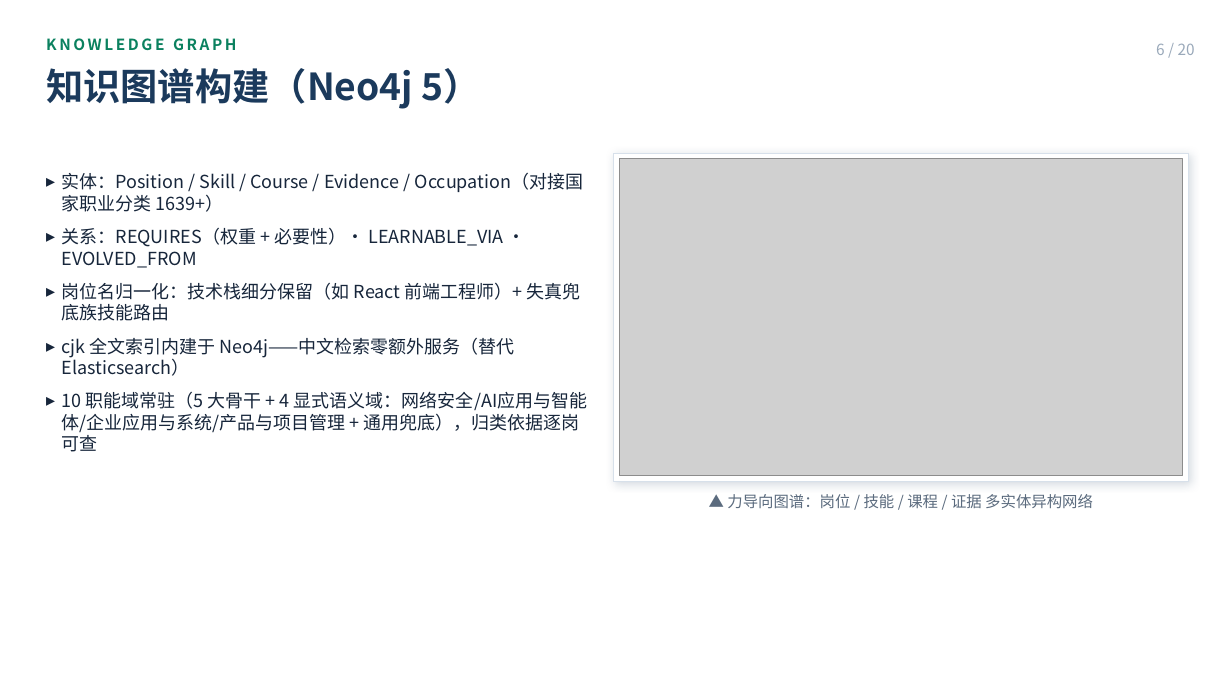
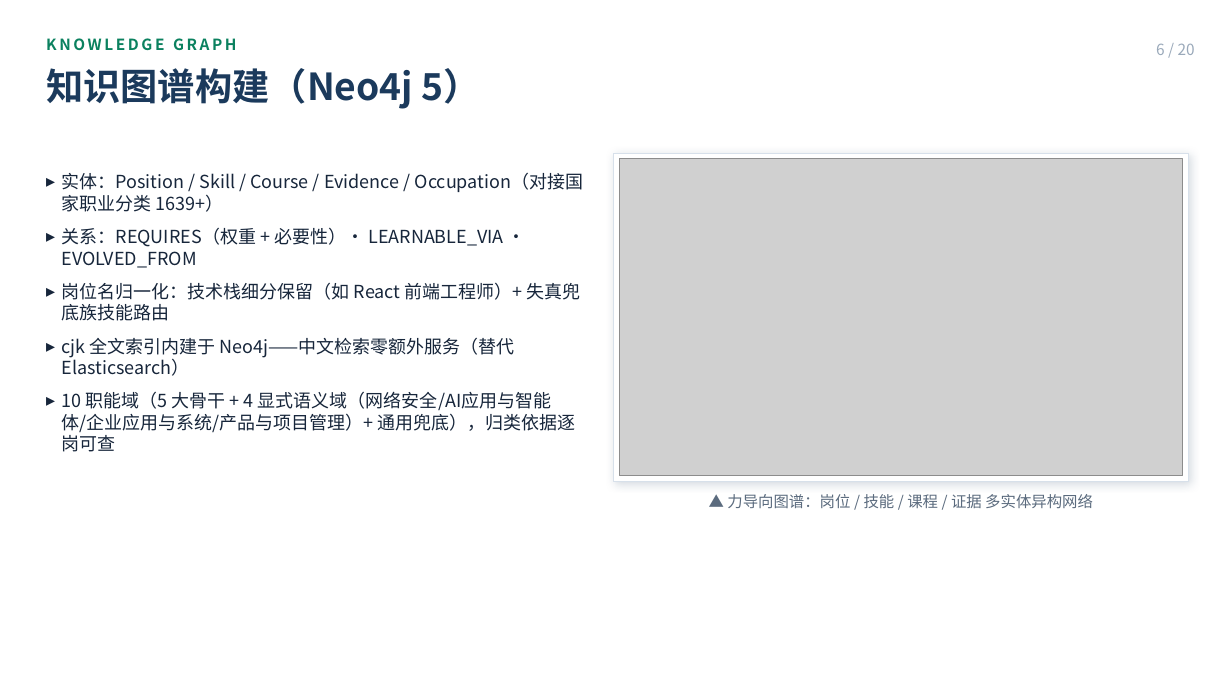
Before and after one commit to Sanksu/zhigang-compass, a slide deck: slide 6 of docs/m5/智岗罗盘_答辩PPT_终稿.pptx. Drawn at 1232x693 pixels with LibreOffice and Linux fonts; fonts in the diff are those of the drawing; grey boxes stand for pictures. Boxes give left, top, right and bottom in pixels: in the first picture for what was removed or moved away, otherwise in the second. Text is boxed around its words. In the diff, an @@ line names an element or a change of style, - is before the commit and + after.

Commit message:
docs(narr+ppt): 口播稿补 10 域 + build_final 口径收敛 CAL 常量 + 重生成终稿
- 口播稿镜5：职能域描述补 10 域（5 骨干 + 4 显式语义域 + 通用兜底）
- build_final.js：口径数字收敛为顶部 CAL 常量（单一事实源，对齐口径速查）——
  JD_F1/MATCH_ACC/LEARN/P95/DOMAINS/SNAP/SKILLS/POSITIONS/NODES_EDGES，
  页 7/13/18/结尾 0.9629→CAL.JD_F1(0.9632)，页 6/15 域→CAL.DOMAINS_FULL，
  页 15 数据→CAL.SKILLS/POSITIONS/SNAP（graph_v20260903）
- 重生成终稿 PPT（20 页，页 6/15=10 域、页 7/13/18=0.9632、页 15=5,916/graph_v20260903）

```diff
--- a/docs/m5/智岗罗盘_答辩PPT_终稿.pptx
+++ b/docs/m5/智岗罗盘_答辩PPT_终稿.pptx
@@ text at (x1=62, y1=391, x2=576, y2=452): text changed @@
-▸ 10 职能域常驻（5 大骨干 + 4 显式语义域：网络安全/AI应用与智能体/企业应用与系统/产品与项目管理 + 通用兜底），归类依据逐岗可查
+▸ 10 职能域（5 大骨干 + 4 显式语义域（网络安全/AI应用与智能体/企业应用与系统/产品与项目管理）+ 通用兜底），归类依据逐岗可查
```
Also in this commit, not shown: 2 other slides changed, 2 other files.
